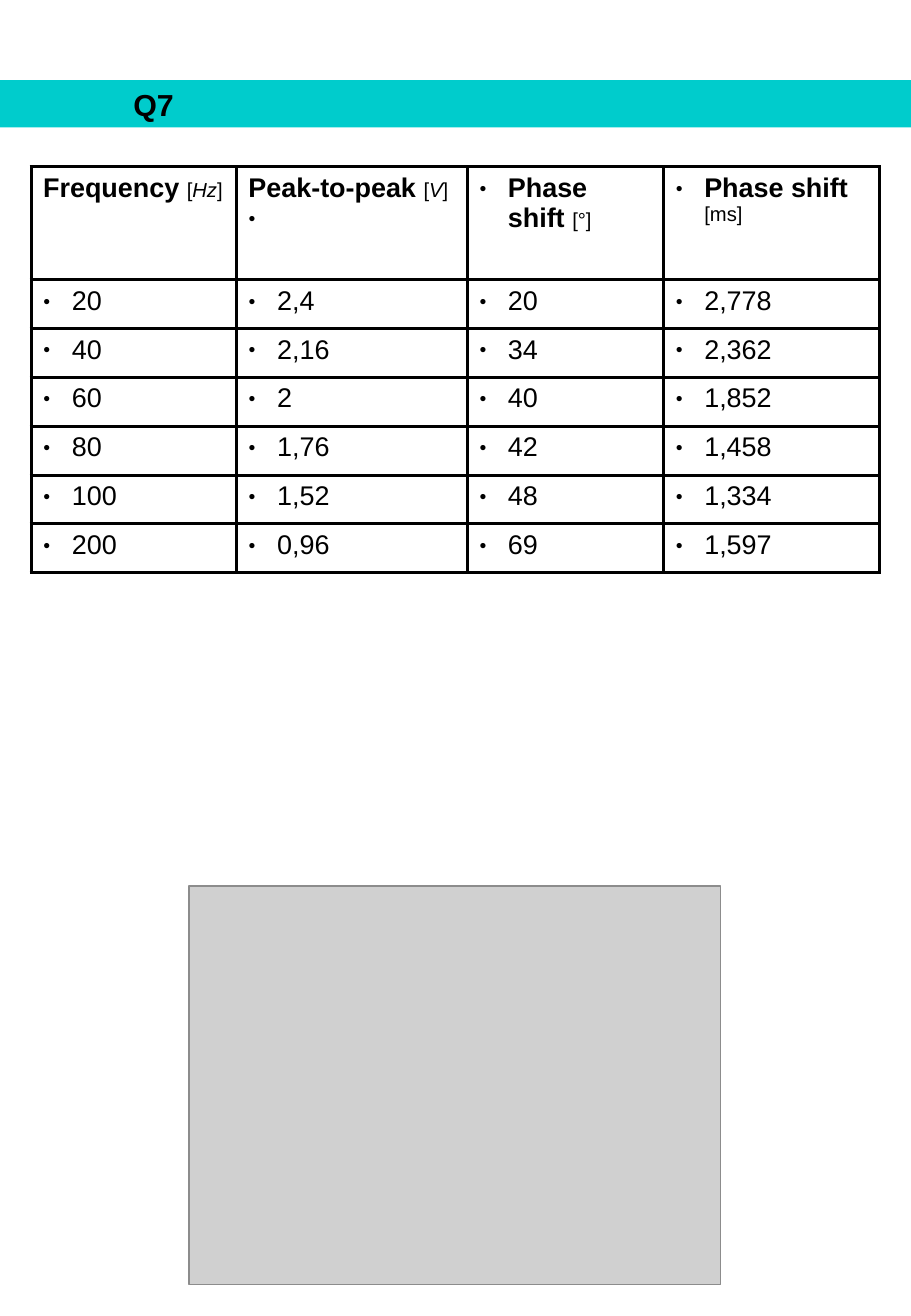
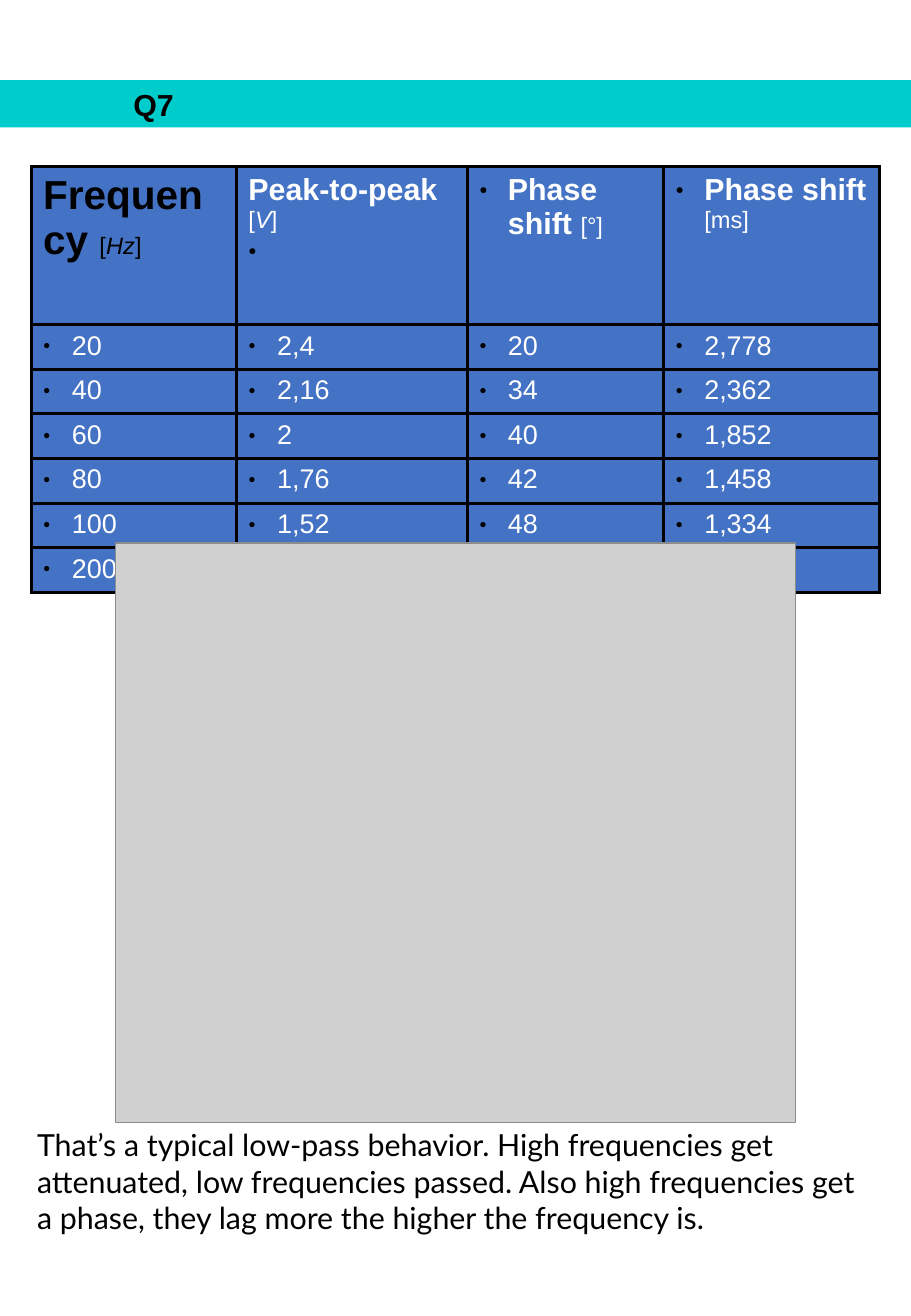
Before and after one commit to PietroGriffa/IRM19, a slide deck: slide 3 of Lab 03/PostLab03.odp. Drawn at 911x1316 pixels with LibreOffice and Linux fonts; fonts in the diff are those of the drawing; grey boxes stand for pictures. Boxes give left, top, right and bottom in pixels: in the first picture for what was removed or moved away, otherwise in the second. Text is boxed around its words. In the diff, an @@ line names an element or a change of style, - is before the commit and + after.

```diff
--- a/Lab 03/PostLab03.odp
+++ b/Lab 03/PostLab03.odp
@@ table at (32,166,881,587) @@
@@ fill none to #4472C4 in 28 cells @@
@@ size 16 to 24 pt in "Frequency" @@
@@ size 12 to 14 pt in "[Hz]", "[V]", "[°]", "[ms]" @@
@@ size 16 to 18 pt in "Peak-to-peak", "Phase shift", "Phase shift" @@
@@ text colour #000000 to #FFFFFF @@
@@ picture: place and size @@
-picture at (189,885,720,1284)
+picture at (115,543,796,1122)
@@ text added at (37,1133,854,1235), 18 pt, text #000000 @@
+That’s a typical low-pass behavior. High frequencies get attenuated, low frequencies passed. Also high frequencies get a phase, they lag more the higher the frequency is.
```
Also in this commit, not shown: 1 other slide changed, 4 slides added, 1 slide removed.
